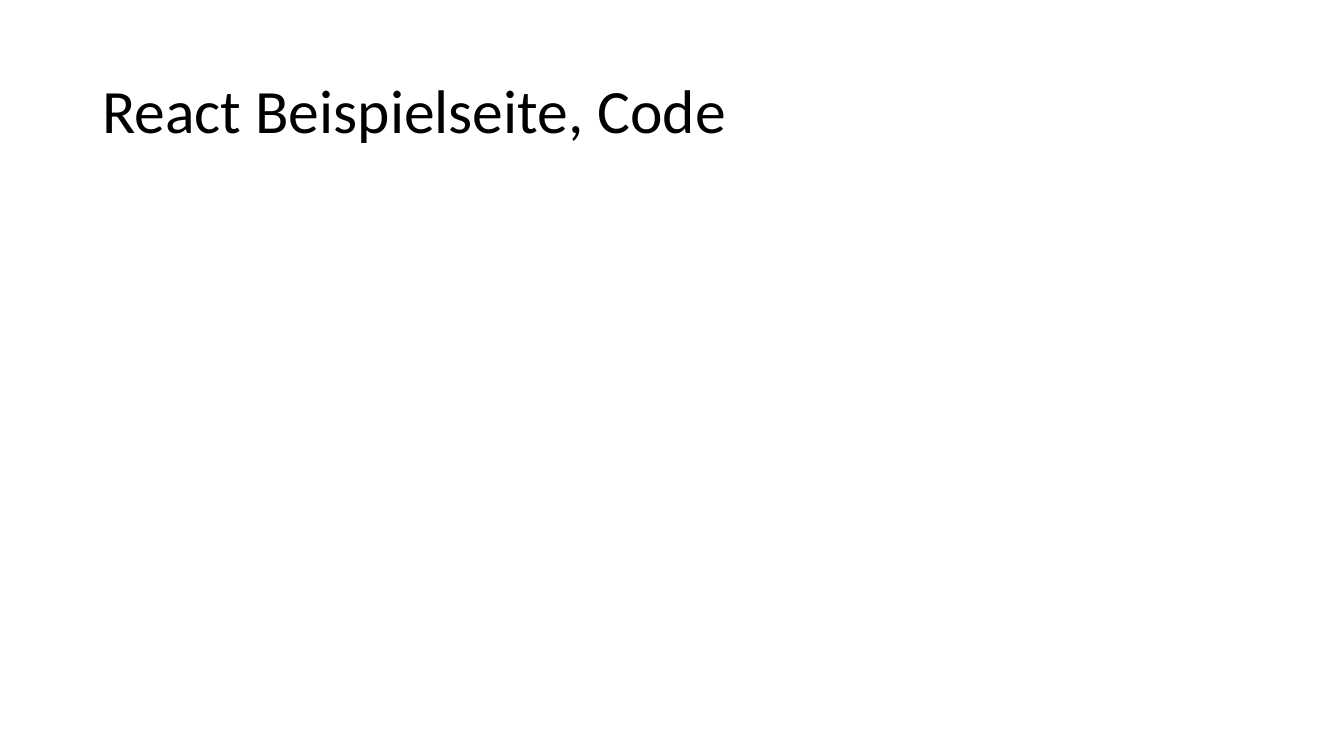
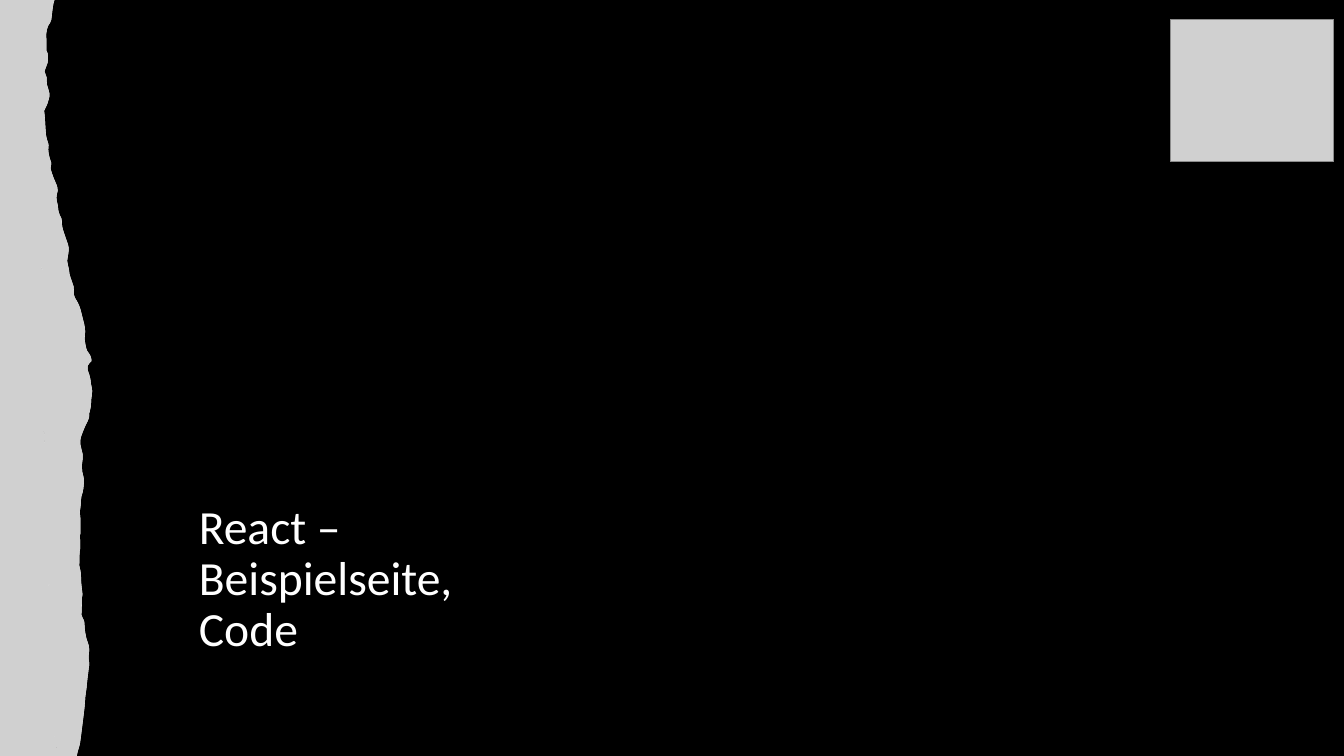
Before and after one commit to anna-staub/leiterlispiel, a slide deck: slide 8 of documents/JavaScript_Libraries/Gruppe_C_Praesentation_JSLibraries.pptx. Drawn at 1344x756 pixels with LibreOffice and Linux fonts; fonts in the diff are those of the drawing; grey boxes stand for pictures. Boxes give left, top, right and bottom in pixels: in the first picture for what was removed or moved away, otherwise in the second. Text is boxed around its words. In the diff, an @@ line names an element or a change of style, - is before the commit and + after.

```diff
--- a/documents/JavaScript_Libraries/Gruppe_C_Praesentation_JSLibraries.pptx
+++ b/documents/JavaScript_Libraries/Gruppe_C_Praesentation_JSLibraries.pptx
@@ background #FFFFFF to #000000 @@
@@ freeform shape added at [1, 0, 92, 756], fill #FFFFFF @@
@@ picture added at [1, 0, 92, 756] @@
@@ picture added at [1171, 19, 1334, 161] @@
@@ title "React – Beispielseite, Code" at [199, 513, 452, 647]: vertical alignment middle to bottom @@
@@ title at [199, 513, 452, 647]: text changed; size 44 to 34 pt; text colour #000000 to #FFFFFF @@
-React Beispielseite, Code
+React – Beispielseite, Code
```
Also in this commit, not shown: 8 other slides changed, 2 slides added, 1 slide removed, 3 other files.
